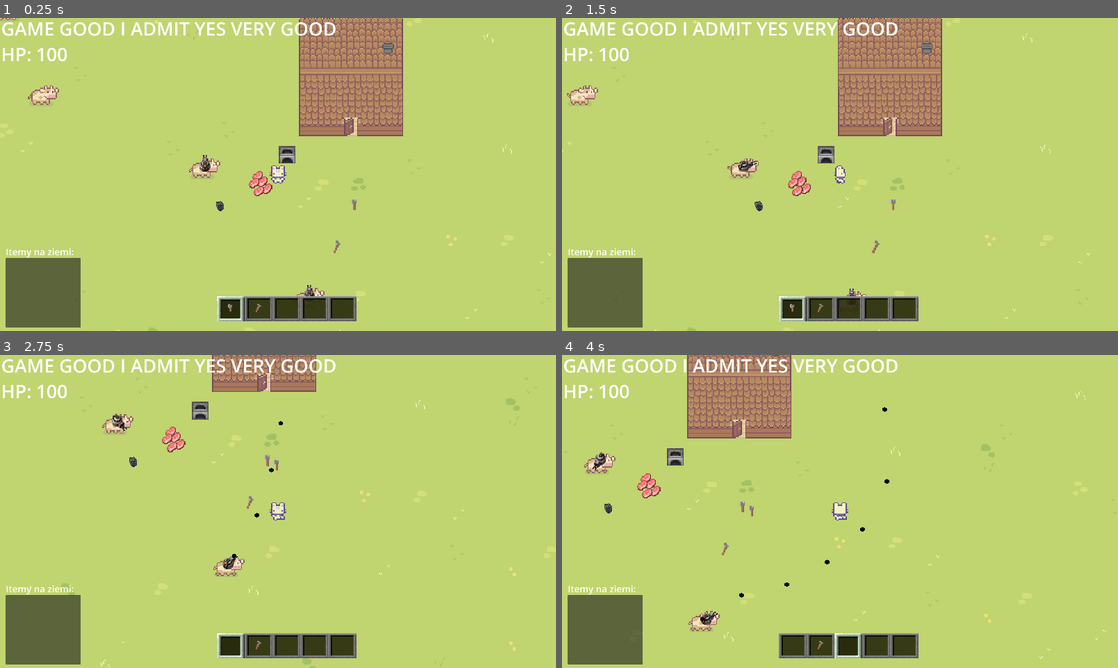
Above: before the commit, frames 1-4 (two rows, left to right).
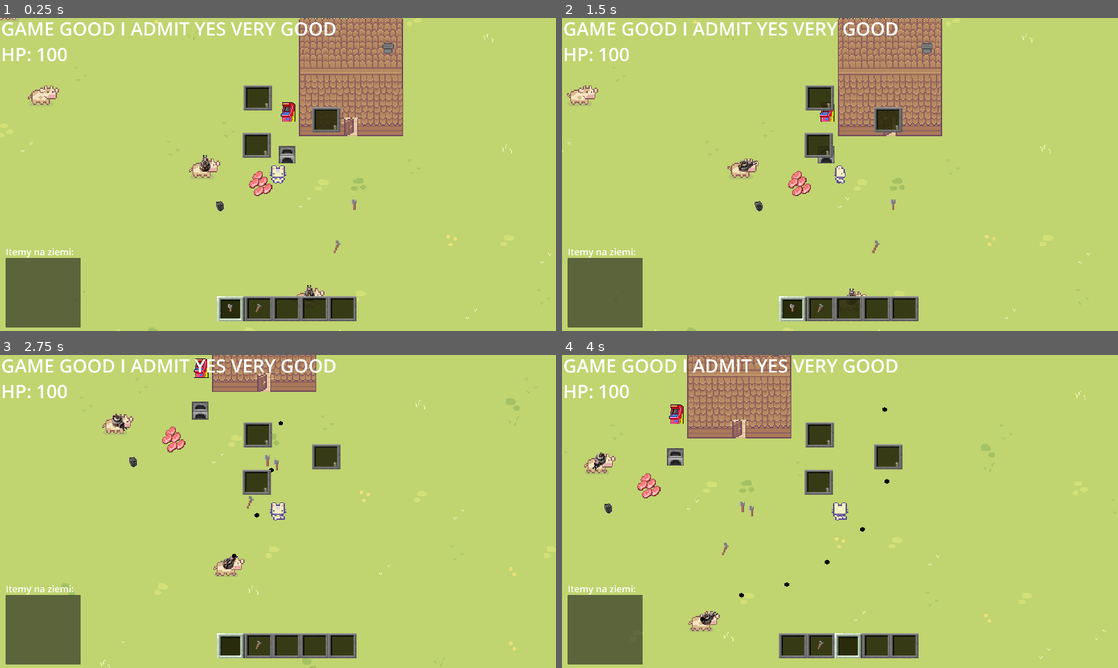
Above: after the commit, the same moments.

Repository: maciulex/First-game-in-godot
Game: Godot game, scene res://gameLevels/mainLevel/game_level.tscn
The game is run twice, just before and just after one commit, with the same random seed, the same clock (stepped at 60 frames per second) and the same inputs.
Inputs (mouse positions are in pixels of both pictures, inside the frame that each line leads up to):
- Up to frame 1 (0.25 s): no input
- Up to frame 2 (1.5 s): click (789, 309) at 0.52 s; hold D (right) from 1.28 s (still down); hold E (e) from 1.28 s (still down)
- Up to frame 3 (2.75 s): tap Tab (eq) at 1.55, 2.1 s; release D (right) at 2.03 s; release E (e) at 2.03 s; hold S (down) from 2.03 s (still down); tap Q (q) at 2.3 s
- Up to frame 4 (4 s): release S (down) at 2.78 s; hold D (right) 2.78-3.53 s; hold Q (q) 2.78-3.53 s; tap Space (space) at 3.05, 3.6 s; hold W (up) from 3.53 s (still down); tap E (e) at 3.8 s

The runs differ from the first frame. In frame 1, 1.4% of the frame differs, in the area x 43-62%, y 21-45%; in frame 2, 1.3%; in frame 3, 1.4%; in frame 4, 1.4%, in the area x 19-62%, y 15-45%.

Commit message:
placing items inside furnace and taking them

Diff:
--- a/character/player.gd
+++ b/character/player.gd
@@ -108,6 +108,8 @@
 				openStorageTypeObject();
 				openBlockInventory(object)
 				playerData.activeObject = (object);
+			"Arcade_machine":
+				get_tree().change_scene_to_file(object.sceneToLoad);
 
 func animationForWalkOrIdle(move_input : Vector2):
 	if (move_input != Vector2.ZERO):
--- a/gameLevels/mainLevel/game_level.tscn
+++ b/gameLevels/mainLevel/game_level.tscn
@@ -19,6 +19,7 @@
 [ext_resource type="PackedScene" uid="uid://v163y6wi8556" path="res://utils/furniture/furnace/furnace.tscn" id="15_2yh8w"]
 [ext_resource type="PackedScene" uid="uid://dgl5i3awvde0u" path="res://utils/warship/warship.tscn" id="16_qbp2a"]
 [ext_resource type="PackedScene" uid="uid://d2bxk22fblro1" path="res://utils/items/coal/coal.tscn" id="19_rri7y"]
+[ext_resource type="PackedScene" uid="uid://hi53q2bu0htf" path="res://minigames/provinces_ripoff/in_game_entry/arcade_machine.tscn" id="20_cmy6r"]
 
 [sub_resource type="TileSetAtlasSource" id="TileSetAtlasSource_7y6o0"]
 texture = ExtResource("3_pdlpj")
@@ -1062,3 +1063,6 @@
 
 [node name="warship" parent="." instance=ExtResource("16_qbp2a")]
 position = Vector2(-51, 391)
+
+[node name="arcade_machine" parent="." instance=ExtResource("20_cmy6r")]
+position = Vector2(427, 247)
--- a/interface/Inventory.gd
+++ b/interface/Inventory.gd
@@ -134,13 +134,20 @@
 	blockInventoryOpened = null;
 
 func inventoryBoxClicked(space):
+	print(space, " | ", playerData.equipedTool);
 	if (space.find("BlockInventory") != -1):
 		#block inventory Clicked
-		swapInventory(playerData.equipedTool, int(space.lstrip("BlockInventory"))*-1);
+		var blockInvIndex =int(space.lstrip("BlockInventory"));
+		if(playerData.equipedTool > 0 && playerData.Items[playerData.equipedTool] != null):
+			if (blockInventoryOpened.canBePlacedOnInv(blockInvIndex-1, playerData.Items[playerData.equipedTool].Item_id)):
+				swapInventory(playerData.equipedTool, blockInvIndex*-1);
 		selectItemInToolBar(boxInventoryContainer.get_node(str(space)));
 		return;
+
+
 	space = int(space.lstrip("itemBox"))-1;
-	if (playerData.Items[space] == null && playerData.Items[playerData.equipedTool] != null):
+	if (	playerData.Items[space] == null &&
+			(playerData.Items[playerData.equipedTool] != null || playerData.equipedTool < 0)):
 		swapInventory(space, playerData.equipedTool);
 	selectItemInToolBar(InventoryBoxes[space]);
 #equipedToolOutsideMainInv
--- a/interface/control.tscn
+++ b/interface/control.tscn
@@ -314,7 +314,6 @@
 metadata/_edit_lock_ = true
 
 [node name="blockFuseTypeInventory" type="Control" parent="Inventory"]
-visible = false
 anchors_preset = 0
 offset_left = 95.0
 offset_top = 27.0
@@ -323,24 +322,24 @@
 
 [node name="BlockInventory1" parent="Inventory/blockFuseTypeInventory" instance=ExtResource("5_etfrn")]
 layout_mode = 1
-offset_left = 39.0
-offset_top = 56.0
-offset_right = -133.0
-offset_bottom = -48.0
+offset_left = 42.0
+offset_top = 73.0
+offset_right = -130.0
+offset_bottom = -31.0
 
 [node name="BlockInventory2" parent="Inventory/blockFuseTypeInventory" instance=ExtResource("5_etfrn")]
 layout_mode = 1
-offset_left = 101.0
-offset_top = 71.0
-offset_right = -71.0
-offset_bottom = -33.0
+offset_left = 43.0
+offset_top = 32.0
+offset_right = -129.0
+offset_bottom = -72.0
 
 [node name="BlockInventory3" parent="Inventory/blockFuseTypeInventory" instance=ExtResource("5_etfrn")]
 layout_mode = 1
-offset_left = 101.0
-offset_top = 36.0
-offset_right = -71.0
-offset_bottom = -68.0
+offset_left = 102.0
+offset_top = 51.0
+offset_right = -70.0
+offset_bottom = -53.0
 
 [connection signal="itemClicked" from="ItemsOnGround" to="." method="_on_items_on_ground_item_clicked"]
 [connection signal="item_activated" from="ItemsOnGround/ItemList" to="ItemsOnGround" method="_on_item_list_item_activated"]
--- /dev/null
+++ b/minigames/provinces_ripoff/in_game_entry/arcade_machine.gd
@@ -0,0 +1,4 @@
+extends Node2D
+
+@export var PrimaryName = "Arcade_machine"
+@export var sceneToLoad = "res://minigames/provinces_ripoff/main/main_game.tscn"
--- /dev/null
+++ b/minigames/provinces_ripoff/in_game_entry/arcade_machine.tscn
@@ -0,0 +1,20 @@
+[gd_scene load_steps=4 format=3 uid="uid://hi53q2bu0htf"]
+
+[ext_resource type="Script" path="res://minigames/provinces_ripoff/in_game_entry/arcade_machine.gd" id="1_3j516"]
+[ext_resource type="Texture2D" uid="uid://73rejlajlgly" path="res://art/arcade_machine.png" id="1_26h8d"]
+
+[sub_resource type="RectangleShape2D" id="RectangleShape2D_q7dfx"]
+size = Vector2(14, 16)
+
+[node name="arcade_machine" type="StaticBody2D"]
+script = ExtResource("1_3j516")
+
+[node name="ArcadeMachine" type="Sprite2D" parent="."]
+position = Vector2(-1.19209e-07, 7.10543e-15)
+scale = Vector2(0.111111, 0.109028)
+texture = ExtResource("1_26h8d")
+
+[node name="CollisionShape2D" type="CollisionShape2D" parent="."]
+position = Vector2(0, 3)
+shape = SubResource("RectangleShape2D_q7dfx")
+metadata/_edit_lock_ = true
--- /dev/null
+++ b/minigames/provinces_ripoff/main/main_game.tscn
@@ -0,0 +1,3 @@
+[gd_scene format=3 uid="uid://78b6ek4wkifd"]
+
+[node name="main_game" type="Node2D"]
--- a/utils/furniture/furnace/furnace.gd
+++ b/utils/furniture/furnace/furnace.gd
@@ -1,13 +1,30 @@
 extends StaticBody2D
 
+@onready var globalData = get_node("/root/GlobalData");
 @export var PrimaryName = "Furnace"
-
 @export var active :bool = false;
 @export var inventory = [null,null,null];
 @export var displayPattern = "blockFuseTypeInventory";
+
+func canBePlacedOnInv(index, item_id):
+	match index:
+		0:
+			match item_id:
+				globalData.items.Coal:
+					return true;
+		1:
+			match item_id:
+				globalData.items.Porkchop:
+					return true;
+
+
+	return false;
 
 
 func _ready():
 	var coal = preload("res://utils/items/coal/coal.tscn").instantiate();
 	coal.Amount = 10;
+	coal.Item_id = globalData.items.Coal
+	coal.Item_type = globalData.itemType.item
+
 	inventory[0] = coal;
--- a/utils/items/coal/coal.gd
+++ b/utils/items/coal/coal.gd
@@ -1,6 +1,6 @@
 extends Node2D
 
-@onready var globalData = get_node("/root/GlobalData");
+var globalData;
 
 @export var Item_id = 0;
 @export var Item_type = 0;
@@ -12,5 +12,6 @@
 @export var DisplayAmount : bool = true;
 
 func _ready():
+	globalData = get_node("/root/GlobalData");
 	Item_id = globalData.items.Coal;
 	Item_type = globalData.itemType.item;
Binary file added: art/arcade_machine.png
Not shown, added: art/arcade_machine.png.import
Not shown: 1 places in gameLevels/mainLevel/game_level.tscn that only renumber resources
